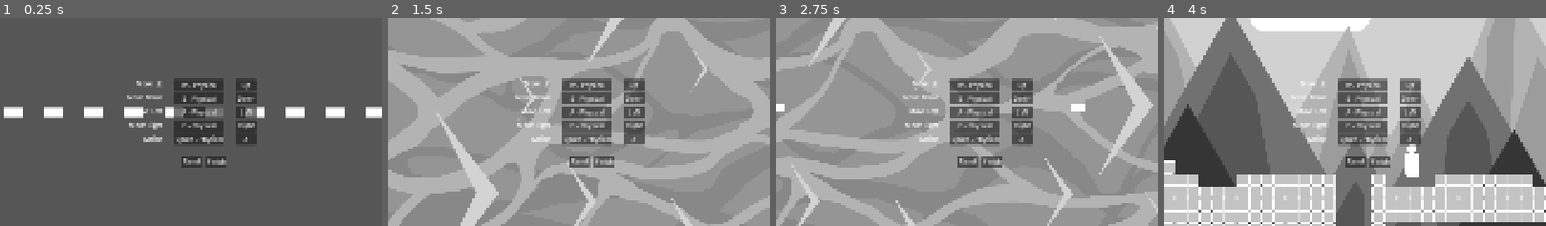
Above: before the commit, frames 1-4 (left to right).
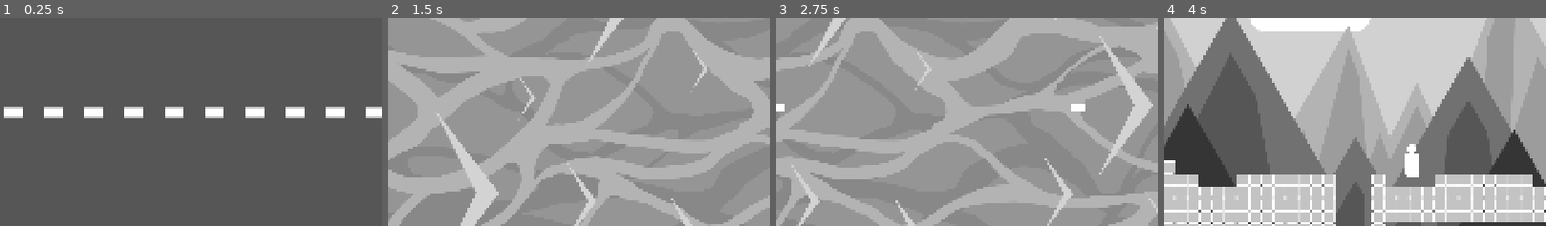
Above: after the commit, the same moments.

Repository: Yuna-Fr/AccessibilityGame
Game: Godot game, scene res://Scenes/Lvl_Circuit.tscn
Two runs of this game, one before a commit and one after it. Both use one fixed random seed, a clock stepped at 60 frames per second and the inputs below.
Inputs (mouse positions are % of the whole screen's width and height, from its top left):
- Up to frame 1 (0.25 s): no input
- Up to frame 2 (1.5 s): tap Enter at 0.5 s; move the mouse to (16, 51) at 0.52 s; hold Space (Action) 0.53-1.28 s; hold D (Move_Right) from 0.53 s (still down); click (16, 51) at 0.67 s; tap W (Move_Up) at 0.77 s; move the mouse to (30, 55) at 1.27 s; tap Q (SwapScene) at 1.35 s
- Up to frame 3 (2.75 s): tap W (Move_Up) at 1.52 s; move the mouse to (60, 28) at 2.02 s; release D (Move_Right) at 2.03 s; hold A (Move_Left) from 2.03 s (still down); hold Space (Action) from 2.03 s (still down)
- Up to frame 4 (4 s): move the mouse to (45, 70) at 2.77 s; release A (Move_Left) at 2.78 s; release Space (Action) at 2.78 s; hold D (Move_Right) from 2.78 s (still down); tap Q (SwapScene) at 2.85 s; click (45, 70) at 2.92 s; tap W (Move_Up) at 3.02, 3.77 s; move the mouse to (80, 65) at 3.52 s; hold Space (Action) from 3.53 s (still down)
The pictures show only the part of the screen within x 25-75%, y 27-77%; the shares and areas given below are measured in that part.

The runs differ from the first frame. In frame 1, 5.7% of the frame differs, in the area x 33-68%, y 28-73%; in frame 2, 5.9%; in frame 3, 5.8%; in frame 4, 5.9%.

Commit message:
pause menu revamped UI

Diff:
--- a/Prefabs/UI/P_SettingsMenu.tscn
+++ b/Prefabs/UI/P_SettingsMenu.tscn
@@ -1,8 +1,25 @@
 [gd_scene format=3 uid="uid://d0quhwhqloe4k"]
 
+[ext_resource type="Script" uid="uid://b3n3ehnkambj0" path="res://Scripts/S_MenuLayer.gd" id="1_6sgrq"]
 [ext_resource type="Script" uid="uid://f51qm3ejnsnl" path="res://Scripts/Managers/S_InputManager.gd" id="1_aofda"]
+[ext_resource type="Shader" uid="uid://yu476qmxdqi2" path="res://Prefabs/UI/P_SettingsMenuShader.gdshader" id="2_5yof3"]
+
+[sub_resource type="ShaderMaterial" id="ShaderMaterial_166xi"]
+shader = ExtResource("2_5yof3")
+shader_parameter/strength = 5.00000023424012
+shader_parameter/mix_percentage = 0.50000002375
 
 [node name="MenuLayer" type="CanvasLayer" unique_id=634841517]
+process_mode = 3
+script = ExtResource("1_6sgrq")
+
+[node name="ColorRect" type="ColorRect" parent="." unique_id=1024405026]
+material = SubResource("ShaderMaterial_166xi")
+anchors_preset = 15
+anchor_right = 1.0
+anchor_bottom = 1.0
+grow_horizontal = 2
+grow_vertical = 2
 
 [node name="InputManagerMenu" type="Control" parent="." unique_id=1464943467 node_paths=PackedStringArray("move_up_btn" …(196 unchanged characters)…
 layout_mode = 3
--- /dev/null
+++ b/Prefabs/UI/P_SettingsMenuShader.gdshader
@@ -0,0 +1,44 @@
+shader_type canvas_item;
+
+uniform sampler2D SCREEN_TEXTURE: hint_screen_texture,repeat_disable, filter_nearest;
+/**
+* How blurry the result should be.
+* Limited to 20 because of performance, if you want feel free to break it.
+*/
+uniform float strength : hint_range(0.1, 20.0) = 3.3;
+/**
+* How dark the blur will be
+*/
+uniform float mix_percentage: hint_range(0.0, 1.0) = 0.3;
+
+float gaussianDistribution(float x, float STD){ // STD stands for standard deviation
+	return exp(-(x*x)/(2.*STD*STD))/(sqrt(2.*PI)*STD);
+}
+
+vec3 gaussianblur(sampler2D sampler, vec2 pos, vec2 pixel_size, float sigmaUsed, int radius){
+    vec3 blurredPixel = vec3(0.0);
+    float total_weight = 0.0;
+	// Loop over the radius (tecnically its a square)
+    for(int i = -radius ; i <= radius; i++){
+        for(int j = -radius; j <= radius; j++){
+			// Calculate the offset from the current pixel
+			vec2 offset = vec2(float(i), float(j))*pixel_size;
+			vec2 changedPos = pos + offset;
+
+			// Calculate the weight based on the Gaussian distribution multiplying both dimentions (how far are X and Y form the center (pos))
+			float weight = gaussianDistribution(float(i), sigmaUsed)*gaussianDistribution(float(j), sigmaUsed);
+			// Add the weighted color value to the blurred pixel
+			blurredPixel += texture(SCREEN_TEXTURE, changedPos).rgb * weight;
+			total_weight += weight;
+        }
+    }
+	// Normalize the blurred pixel color by the total weight
+	blurredPixel/=total_weight;
+    return blurredPixel;
+}
+void fragment() {
+    vec3 PixelBlurred = gaussianblur(SCREEN_TEXTURE, SCREEN_UV, SCREEN_PIXEL_SIZE, strength, int(round(3.0 * strength)));
+	vec3 color = mix(PixelBlurred, vec3(0.0), mix_percentage);
+    // The radius is 3*strength because it is the point where the Gaussian weight is near zero.
+    COLOR = vec4(color, 1.);
+}
--- /dev/null
+++ b/Scripts/S_MenuLayer.gd
@@ -0,0 +1,12 @@
+extends CanvasLayer
+
+var paused = false
+
+func _ready() -> void:
+	self.visible = false
+
+func _input(event: InputEvent) -> void:
+	if Input.is_action_just_pressed("Pause"):
+		paused = !paused
+		self.visible = paused
+		get_tree().paused = paused
--- a/project.godot
+++ b/project.godot
@@ -82,6 +82,12 @@
 , Object(InputEventJoypadButton,"resource_local_to_scene":false,"resource_name":"","device":-1,"button_index":3,"pressure":0.0,"pressed":true,"script":null)
 ]
 }
+Pause={
+"deadzone": 0.2,
+"events": [Object(InputEventKey,"resource_local_to_scene":false,"resource_name":"","device":-1,"window_id":0,"alt_pressed":false,"shift_pressed":false,"ctrl_pressed":false,"meta_pressed":false,"pressed":false,"keycode":0,"physical_keycode":4194305,"key_label":0,"unicode":0,"location":0,"echo":false,"script":null)
+, Object(InputEventJoypadButton,"resource_local_to_scene":false,"resource_name":"","device":-1,"button_index":4,"pressure":0.0,"pressed":true,"script":null)
+]
+}
 
 [layer_names]
 
Not shown, added: Prefabs/UI/P_SettingsMenuShader.gdshader.uid
Not shown, added: Scripts/S_MenuLayer.gd.uid
